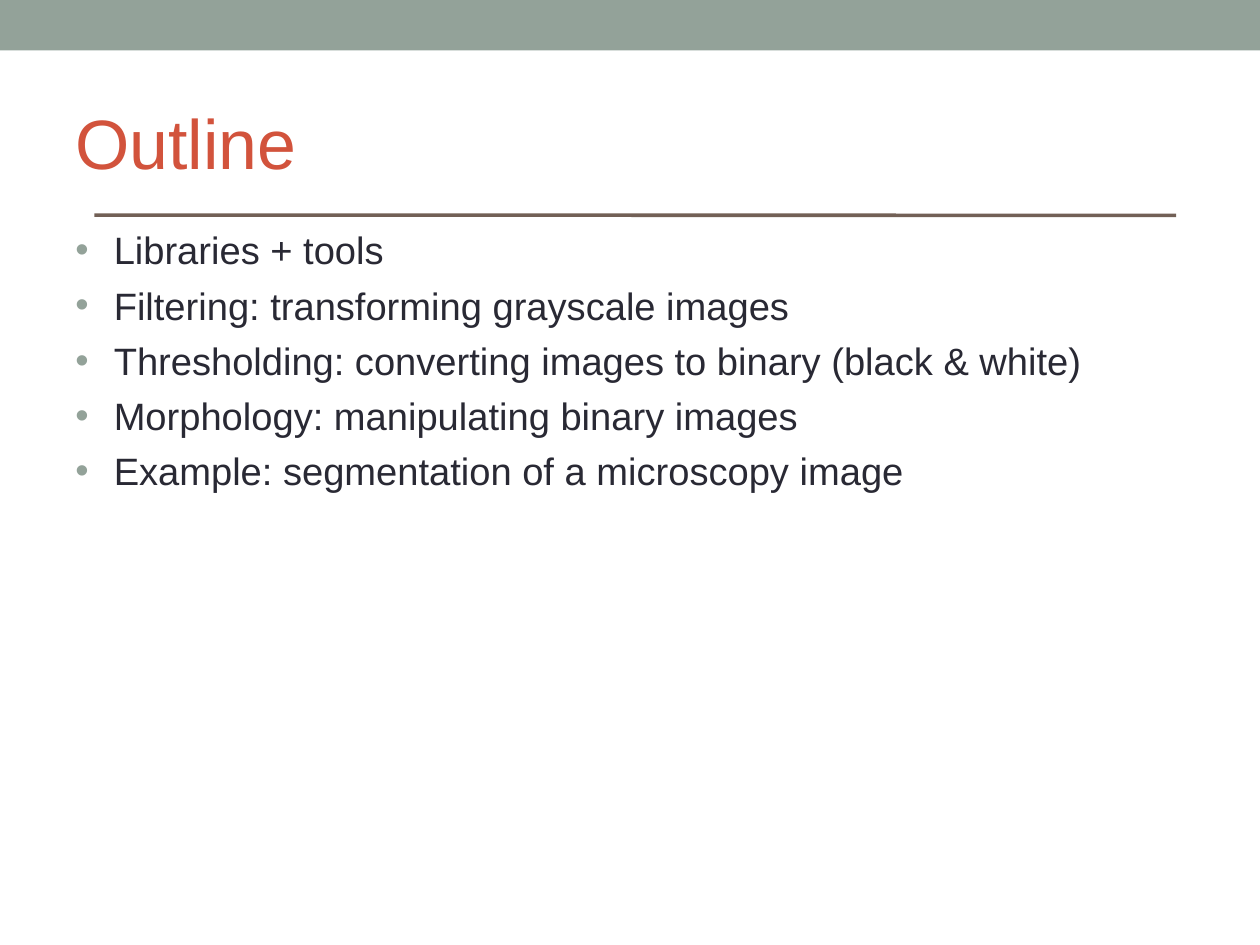
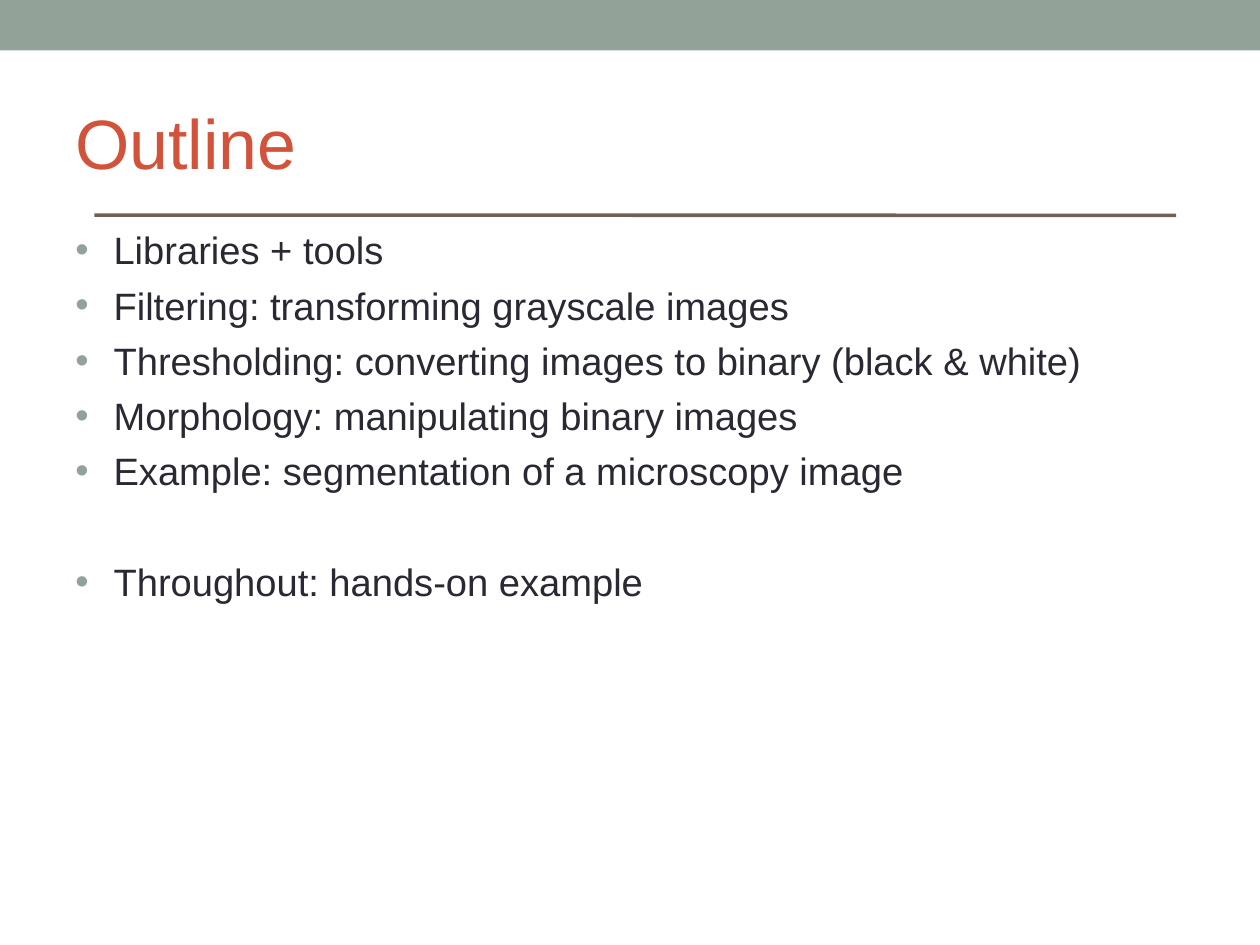
Before and after one commit to brikeats/Image-Analysis-in-Python, a slide deck: slide 4 of ImageAnalysisPython.ppt. Drawn at 1260x945 pixels with LibreOffice and Linux fonts; fonts in the diff are those of the drawing. Boxes give left, top, right and bottom in pixels: in the first picture for what was removed or moved away, otherwise in the second. Text is boxed around its words. In the diff, an @@ line names an element or a change of style, - is before the commit and + after.

Commit message:
Add info on hands-on to powerpoint

```diff
--- a/ImageAnalysisPython.ppt
+++ b/ImageAnalysisPython.ppt
@@ text at [114,568,643,604]: paragraph added @@
+• Throughout: hands-on example
```
Also in this commit, not shown: 4 other slides changed, 1 other file.
